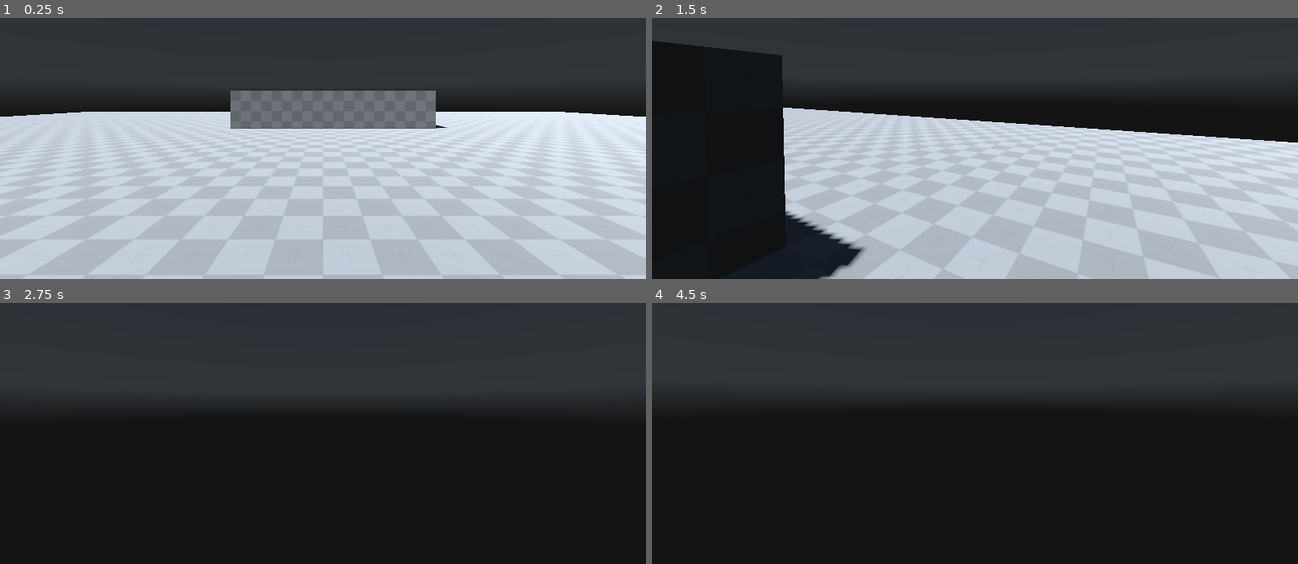
Above: before the commit, frames 1-4 (two rows, left to right).
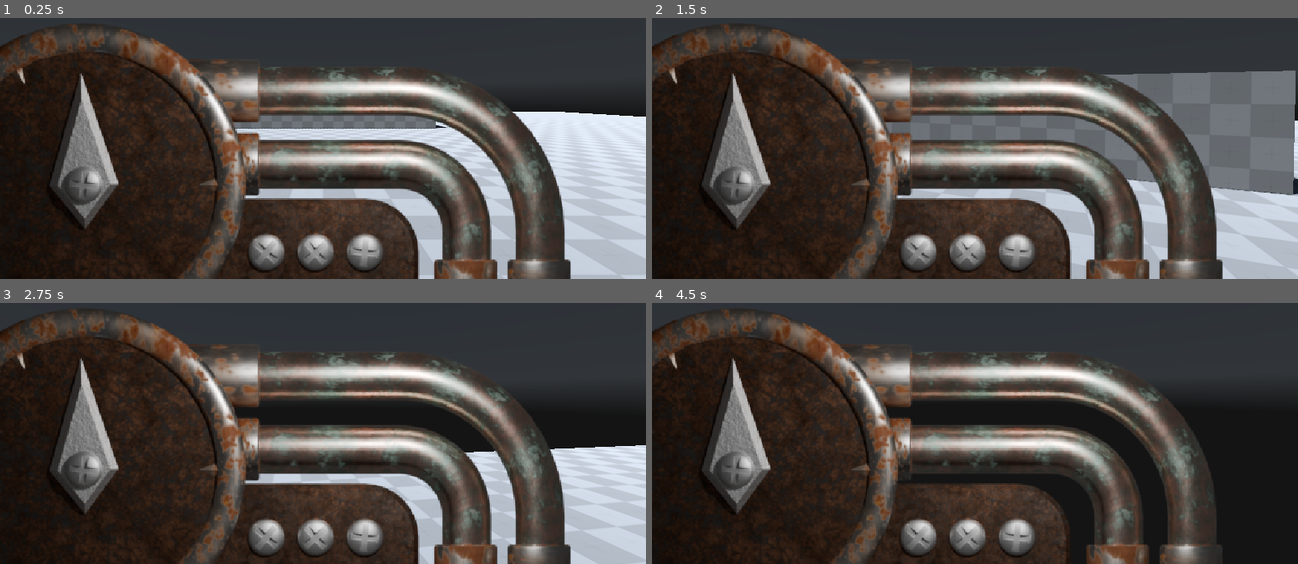
Above: after the commit, the same moments.

Repository: Omegaz102/ecovally
Game: Godot game, scene res://main.tscn
Two runs of this game, one before a commit and one after it. Both use one fixed random seed, a clock stepped at 60 frames per second and the inputs below. A sky picture missing from this copy of the repository is replaced by a grey-blue gradient.
Inputs (mouse positions are in pixels of both pictures, inside the frame that each line leads up to):
- Up to frame 1 (0.25 s): no input
- Up to frame 2 (1.5 s): tap Enter at 0.5 s; move the mouse to (1007, 96) at 0.52 s; hold Shift (run) 0.53-1.28 s; hold W (forward) from 0.53 s (still down); move the mouse to (942, 98) at 1.27 s; tap Shift (run) at 1.35 s
- Up to frame 3 (2.75 s): keep holding W (forward); move the mouse to (335, 376) at 2.02 s; hold Shift (run) from 2.03 s (still down)
- Up to frame 4 (4.5 s): keep holding W (forward); move the mouse to (968, 389) at 2.77 s; release Shift (run) at 2.78 s; tap Shift (run) at 2.85, 4.35 s; tap Space at 3.5 s; move the mouse to (1020, 386) at 3.52 s; hold Shift (run) 3.53-4.28 s; tap Enter at 4.25 s; move the mouse to (923, 378) at 4.27 s

The runs differ from the first frame. In frame 1, 59% of the frame differs, in the area x 0-89%, y 2-100%; in frame 2, 63%, in the area x 0-100%, y 2-100%; in frame 3, 53%; in frame 4, 43%.

Commit message:
scadoosh

Diff:
--- a/Player/Player.tscn
+++ b/Player/Player.tscn
@@ -1,10 +1,258 @@
-[gd_scene load_steps=4 format=3 uid="uid://cg3rp2w8r4feb"]
+[gd_scene load_steps=65 format=3 uid="uid://cg3rp2w8r4feb"]
 
 [ext_resource type="Script" uid="uid://cyllv0at5cmle" path="res://Player/player.gd" id="1_xhfnw"]
+[ext_resource type="Texture2D" uid="uid://bkbj6va5201ve" path="res://Player/UI/Stamina/0001.png" id="2_sqgfh"]
+[ext_resource type="Texture2D" uid="uid://m1y5m8egusd2" path="res://Player/UI/Stamina/0002.png" id="3_e03cv"]
+[ext_resource type="Texture2D" uid="uid://mx0lh5nw7e4p" path="res://Player/UI/Stamina/0003.png" id="4_xehjw"]
+[ext_resource type="Texture2D" uid="uid://bcbs3nw36y2si" path="res://Player/UI/Stamina/0004.png" id="5_27xwf"]
+[ext_resource type="Texture2D" uid="uid://dsgnnp5x25kh2" path="res://Player/UI/Stamina/0005.png" id="6_808i2"]
+[ext_resource type="Texture2D" uid="uid://c15qfdequcoje" path="res://Player/UI/Stamina/0006.png" id="7_kde38"]
+[ext_resource type="Texture2D" uid="uid://btyd3wqnutkfv" path="res://Player/UI/Stamina/0007.png" id="8_fam5e"]
+[ext_resource type="Texture2D" uid="uid://cxj0i12sma" path="res://Player/UI/Stamina/0008.png" id="9_4ufoc"]
+[ext_resource type="Texture2D" uid="uid://ccjk4ocw4sxim" path="res://Player/UI/Stamina/0009.png" id="10_4wb44"]
+[ext_resource type="Texture2D" uid="uid://c4xvdhw48xs6k" path="res://Player/UI/Stamina/0010.png" id="11_8cyal"]
+[ext_resource type="Texture2D" uid="uid://cmlv1jrxc4k1o" path="res://Player/UI/Stamina/0011.png" id="12_d4hlt"]
+[ext_resource type="Texture2D" uid="uid://csrcfq5vbfkon" path="res://Player/UI/Stamina/0012.png" id="13_7wdt0"]
+[ext_resource type="Texture2D" uid="uid://bh5a0p1uby6ik" path="res://Player/UI/Stamina/0013.png" id="14_wqhi1"]
+[ext_resource type="Texture2D" uid="uid://0msp1lkmp7dj" path="res://Player/UI/Stamina/0014.png" id="15_gjbnu"]
+[ext_resource type="Texture2D" uid="uid://ch76uwk1e5vo5" path="res://Player/UI/Stamina/0015.png" id="16_7wef8"]
+[ext_resource type="Texture2D" uid="uid://dk5qbhbvoobwk" path="res://Player/UI/Stamina/0016.png" id="17_kb1oy"]
+[ext_resource type="Texture2D" uid="uid://f6qpcbflkpop" path="res://Player/UI/Stamina/0017.png" id="18_3e2x5"]
+[ext_resource type="Texture2D" uid="uid://cjtesh2fmgg28" path="res://Player/UI/Stamina/0018.png" id="19_00hy0"]
+[ext_resource type="Texture2D" uid="uid://dcv44ghcf2qkh" path="res://Player/UI/Stamina/0019.png" id="20_lr4jq"]
+[ext_resource type="Texture2D" uid="uid://dna2ki86kbcpj" path="res://Player/UI/Stamina/0020.png" id="21_gr648"]
+[ext_resource type="Texture2D" uid="uid://b8en0kt55up13" path="res://Player/UI/Stamina/0021.png" id="22_efsdk"]
+[ext_resource type="Texture2D" uid="uid://cc4cmxocboshi" path="res://Player/UI/Stamina/0022.png" id="23_e2bo2"]
+[ext_resource type="Texture2D" uid="uid://c7dxoa4kyyvri" path="res://Player/UI/Stamina/0023.png" id="24_4ht5j"]
+[ext_resource type="Texture2D" uid="uid://b3wmlel1lurky" path="res://Player/UI/Stamina/0024.png" id="25_jbnee"]
+[ext_resource type="Texture2D" uid="uid://bkyr5pu77ov6n" path="res://Player/UI/Stamina/0025.png" id="26_fycm6"]
+[ext_resource type="Texture2D" uid="uid://md3ojabggm3e" path="res://Player/UI/Stamina/0026.png" id="27_c5st5"]
+[ext_resource type="Texture2D" uid="uid://dnxhiy7esqicl" path="res://Player/UI/Stamina/0027.png" id="28_l6x1a"]
+[ext_resource type="Texture2D" uid="uid://b17ktqnn3vbqs" path="res://Player/UI/Stamina/0028.png" id="29_xt36k"]
+[ext_resource type="Texture2D" uid="uid://cflx2sc7jrabx" path="res://Player/UI/Stamina/0029.png" id="30_xqyul"]
+[ext_resource type="Texture2D" uid="uid://bwtxl28f8ili6" path="res://Player/UI/Stamina/0030.png" id="31_6d7k2"]
+[ext_resource type="Texture2D" uid="uid://c1cfrkh6yh05m" path="res://Player/UI/Stamina/0031.png" id="32_v513r"]
+[ext_resource type="Texture2D" uid="uid://degppq26xba24" path="res://Player/UI/Stamina/0032.png" id="33_5vwdf"]
+[ext_resource type="Texture2D" uid="uid://cs2ub18sgpmsb" path="res://Player/UI/Stamina/0033.png" id="34_q8ub3"]
+[ext_resource type="Texture2D" uid="uid://b8le5x50omx1c" path="res://Player/UI/Stamina/0034.png" id="35_oyr7x"]
+[ext_resource type="Texture2D" uid="uid://4w1i2tvq80qm" path="res://Player/UI/Stamina/0035.png" id="36_1e2fr"]
+[ext_resource type="Texture2D" uid="uid://brtqwojljl6n0" path="res://Player/UI/Stamina/0036.png" id="37_3om3i"]
+[ext_resource type="Texture2D" uid="uid://psi3crawtrjg" path="res://Player/UI/Stamina/0037.png" id="38_4k38o"]
+[ext_resource type="Texture2D" uid="uid://38ea6n1v38iy" path="res://Player/UI/Stamina/0038.png" id="39_1sos5"]
+[ext_resource type="Texture2D" uid="uid://ccy8qsd5neicg" path="res://Player/UI/Stamina/0039.png" id="40_rlc46"]
+[ext_resource type="Texture2D" uid="uid://bodkpc5nohy4y" path="res://Player/UI/Stamina/0040.png" id="41_n5tgw"]
+[ext_resource type="Texture2D" uid="uid://20v4kx754hrv" path="res://Player/UI/Stamina/0041.png" id="42_es2bh"]
+[ext_resource type="Texture2D" uid="uid://2wd5ouo1fr06" path="res://Player/UI/Stamina/0042.png" id="43_1fquw"]
+[ext_resource type="Texture2D" uid="uid://cy6rpasd6xwot" path="res://Player/UI/Stamina/0043.png" id="44_vmo2g"]
+[ext_resource type="Texture2D" uid="uid://cnof2ab5cb67w" path="res://Player/UI/Stamina/0044.png" id="45_b21l2"]
+[ext_resource type="Texture2D" uid="uid://c7hfa4f1de3xv" path="res://Player/UI/Stamina/0045.png" id="46_xbrgp"]
+[ext_resource type="Texture2D" uid="uid://cufyde8erlqjo" path="res://Player/UI/Stamina/0046.png" id="47_bowsq"]
+[ext_resource type="Texture2D" uid="uid://dpibtlk0thfcl" path="res://Player/UI/Stamina/0047.png" id="48_2ubne"]
+[ext_resource type="Texture2D" uid="uid://cw7o48vxu7k7m" path="res://Player/UI/Stamina/0048.png" id="49_r8rh1"]
+[ext_resource type="Texture2D" uid="uid://ybtc3lclftfu" path="res://Player/UI/Stamina/0049.png" id="50_p5ns6"]
+[ext_resource type="Texture2D" uid="uid://dr3rjf3lalemb" path="res://Player/UI/Stamina/0050.png" id="51_81f5t"]
+[ext_resource type="Texture2D" uid="uid://60d6pdw5v2gk" path="res://Player/UI/Stamina/0051.png" id="52_xxjty"]
+[ext_resource type="Texture2D" uid="uid://c1c2n3x5kv6e2" path="res://Player/UI/Stamina/0052.png" id="53_1lhl8"]
+[ext_resource type="Texture2D" uid="uid://d3mntww48cq5p" path="res://Player/UI/Stamina/0053.png" id="54_6ygm5"]
+[ext_resource type="Texture2D" uid="uid://x0vmviifc4x5" path="res://Player/UI/Stamina/0054.png" id="55_jci5f"]
+[ext_resource type="Texture2D" uid="uid://b26j5jtg4hppo" path="res://Player/UI/Stamina/0055.png" id="56_4gkk8"]
+[ext_resource type="Texture2D" uid="uid://dnjcx4qfxqch8" path="res://Player/UI/Stamina/0056.png" id="57_tsj4m"]
+[ext_resource type="Texture2D" uid="uid://bgiaxr82t00qv" path="res://Player/UI/Stamina/0057.png" id="58_6b4rd"]
+[ext_resource type="Texture2D" uid="uid://uldejlmsyh74" path="res://Player/UI/Stamina/0058.png" id="59_soywi"]
+[ext_resource type="Texture2D" uid="uid://b3xajomga8173" path="res://Player/UI/Stamina/0059.png" id="60_4j7ar"]
+[ext_resource type="Texture2D" uid="uid://be2w35iwajvdu" path="res://Player/UI/Stamina/0060.png" id="61_xe2ce"]
 
 [sub_resource type="CapsuleMesh" id="CapsuleMesh_kpjcp"]
 
 [sub_resource type="CapsuleShape3D" id="CapsuleShape3D_kne1u"]
+
+[sub_resource type="SpriteFrames" id="SpriteFrames_wn0tj"]
+animations = [{
+"frames": [{
+"duration": 1.0,
+"texture": ExtResource("2_sqgfh")
+}, {
+"duration": 1.0,
+"texture": ExtResource("3_e03cv")
+}, {
+"duration": 1.0,
+"texture": ExtResource("4_xehjw")
+}, {
+"duration": 1.0,
+"texture": ExtResource("5_27xwf")
+}, {
+"duration": 1.0,
+"texture": ExtResource("6_808i2")
+}, {
+"duration": 1.0,
+"texture": ExtResource("7_kde38")
+}, {
+"duration": 1.0,
+"texture": ExtResource("8_fam5e")
+}, {
+"duration": 1.0,
+"texture": ExtResource("9_4ufoc")
+}, {
+"duration": 1.0,
+"texture": ExtResource("10_4wb44")
+}, {
+"duration": 1.0,
+"texture": ExtResource("11_8cyal")
+}, {
+"duration": 1.0,
+"texture": ExtResource("12_d4hlt")
+}, {
+"duration": 1.0,
+"texture": ExtResource("13_7wdt0")
+}, {
+"duration": 1.0,
+"texture": ExtResource("14_wqhi1")
+}, {
+"duration": 1.0,
+"texture": ExtResource("15_gjbnu")
+}, {
+"duration": 1.0,
+"texture": ExtResource("16_7wef8")
+}, {
+"duration": 1.0,
+"texture": ExtResource("17_kb1oy")
+}, {
+"duration": 1.0,
+"texture": ExtResource("18_3e2x5")
+}, {
+"duration": 1.0,
+"texture": ExtResource("19_00hy0")
+}, {
+"duration": 1.0,
+"texture": ExtResource("20_lr4jq")
+}, {
+"duration": 1.0,
+"texture": ExtResource("21_gr648")
+}, {
+"duration": 1.0,
+"texture": ExtResource("22_efsdk")
+}, {
+"duration": 1.0,
+"texture": ExtResource("23_e2bo2")
+}, {
+"duration": 1.0,
+"texture": ExtResource("24_4ht5j")
+}, {
+"duration": 1.0,
+"texture": ExtResource("25_jbnee")
+}, {
+"duration": 1.0,
+"texture": ExtResource("26_fycm6")
+}, {
+"duration": 1.0,
+"texture": ExtResource("27_c5st5")
+}, {
+"duration": 1.0,
+"texture": ExtResource("28_l6x1a")
+}, {
+"duration": 1.0,
+"texture": ExtResource("29_xt36k")
+}, {
+"duration": 1.0,
+"texture": ExtResource("30_xqyul")
+}, {
+"duration": 1.0,
+"texture": ExtResource("31_6d7k2")
+}, {
+"duration": 1.0,
+"texture": ExtResource("32_v513r")
+}, {
+"duration": 1.0,
+"texture": ExtResource("33_5vwdf")
+}, {
+"duration": 1.0,
+"texture": ExtResource("34_q8ub3")
+}, {
+"duration": 1.0,
+"texture": ExtResource("35_oyr7x")
+}, {
+"duration": 1.0,
+"texture": ExtResource("36_1e2fr")
+}, {
+"duration": 1.0,
+"texture": ExtResource("37_3om3i")
+}, {
+"duration": 1.0,
+"texture": ExtResource("38_4k38o")
+}, {
+"duration": 1.0,
+"texture": ExtResource("39_1sos5")
+}, {
+"duration": 1.0,
+"texture": ExtResource("40_rlc46")
+}, {
+"duration": 1.0,
+"texture": ExtResource("41_n5tgw")
+}, {
+"duration": 1.0,
+"texture": ExtResource("42_es2bh")
+}, {
+"duration": 1.0,
+"texture": ExtResource("43_1fquw")
+}, {
+"duration": 1.0,
+"texture": ExtResource("44_vmo2g")
+}, {
+"duration": 1.0,
+"texture": ExtResource("45_b21l2")
+}, {
+"duration": 1.0,
+"texture": ExtResource("46_xbrgp")
+}, {
+"duration": 1.0,
+"texture": ExtResource("47_bowsq")
+}, {
+"duration": 1.0,
+"texture": ExtResource("48_2ubne")
+}, {
+"duration": 1.0,
+"texture": ExtResource("49_r8rh1")
+}, {
+"duration": 1.0,
+"texture": ExtResource("50_p5ns6")
+}, {
+"duration": 1.0,
+"texture": ExtResource("51_81f5t")
+}, {
+"duration": 1.0,
+"texture": ExtResource("52_xxjty")
+}, {
+"duration": 1.0,
+"texture": ExtResource("53_1lhl8")
+}, {
+"duration": 1.0,
+"texture": ExtResource("54_6ygm5")
+}, {
+"duration": 1.0,
+"texture": ExtResource("55_jci5f")
+}, {
+"duration": 1.0,
+"texture": ExtResource("56_4gkk8")
+}, {
+"duration": 1.0,
+"texture": ExtResource("57_tsj4m")
+}, {
+"duration": 1.0,
+"texture": ExtResource("58_6b4rd")
+}, {
+"duration": 1.0,
+"texture": ExtResource("59_soywi")
+}, {
+"duration": 1.0,
+"texture": ExtResource("60_4j7ar")
+}, {
+"duration": 1.0,
+"texture": ExtResource("61_xe2ce")
+}],
+"loop": true,
+"name": &"default",
+"speed": 5.0
+}]
 
 [node name="CharacterBody3D" type="CharacterBody3D"]
 script = ExtResource("1_xhfnw")
@@ -23,3 +271,21 @@
 [node name="Camera3D" type="Camera3D" parent="Node3D"]
 unique_name_in_owner = true
 transform = Transform3D(1, 0, 0, 0, 1, 0, 0, 0, 1, 0, 0.5, 0)
+
+[node name="Control" type="Control" parent="."]
+layout_mode = 3
+anchors_preset = 2
+anchor_top = 1.0
+anchor_bottom = 1.0
+offset_top = -40.0
+offset_right = 40.0
+grow_vertical = 0
+
+[node name="StaminaMeater" type="AnimatedSprite2D" parent="Control"]
+unique_name_in_owner = true
+texture_filter = 1
+position = Vector2(0, 40)
+scale = Vector2(2, 2)
+sprite_frames = SubResource("SpriteFrames_wn0tj")
+frame = 14
+offset = Vector2(256, -128)
--- a/Player/player.gd
+++ b/Player/player.gd
@@ -1,14 +1,16 @@
 extends CharacterBody3D
 
-var sens = 0.5	#mouse sensitivity
+var sens = 0.3	#mouse sensitivity
 const maxSpeed = 10	#max speed when walking
-const maxRunSpeed = 50	#max speed when running
-const walkAcceleration = 20
-const runAcceleration = 40
+const maxRunSpeed = 20	#speed add when running
+const walkAcceleration = 10
+const runAcceleration = 5
 var acceleration = 20	#adds acceleration * dt when accelerating
-const deceleration = 3	#velocity is divided by 1 + deceleration when decelerating
+const deceleration = 5	#velocity is divided by 1 + deceleration when decelerating
 var deltaDeceleeration = 0	#Deceleeration acounting for dt
 var targetSpeed = 0 	#Target length of velocity
+var stamina = 100 #I don't think this needs explaination
+var running = 0 # 1 or 0 for is running, not bool because I can avoid an if statement if by making it a number
 
 func _ready():
 	Input.set_mouse_mode(Input.MOUSE_MODE_CAPTURED)
@@ -25,15 +27,16 @@
 	var inputVector3D = Vector3(
 		inputVector2D.x, 0, inputVector2D.y
 	)
-	inputVector3D = transform.basis * inputVector3D	#converts global vector to local for movement
-	if inputVector2D == Vector2(0,0):	#sets target speed
-		targetSpeed = 0
-	elif  Input.is_action_pressed("run"):
-		targetSpeed = maxRunSpeed
-		acceleration = runAcceleration
-	else:
-		targetSpeed = maxSpeed
-		acceleration = walkAcceleration
+	inputVector3D = transform.basis * inputVector3D
+
+
+
+	if Input.is_action_just_pressed("run"):
+		running == 1
+	if Input.is_action_just_released("run") or stamina:
+		running == 0
+
+	targetSpeed = float(inputVector2D.length()) * walkAcceleration + runAcceleration * running
 
 	velocity += inputVector3D * acceleration * delta
 
Binary file added: Player/UI/Stamina/0001.png
Not shown, added: Player/UI/Stamina/0001.png.import
Binary file added: Player/UI/Stamina/0002.png
Not shown, added: Player/UI/Stamina/0002.png.import
Binary file added: Player/UI/Stamina/0003.png
Not shown, added: Player/UI/Stamina/0003.png.import
Binary file added: Player/UI/Stamina/0004.png
Not shown, added: Player/UI/Stamina/0004.png.import
Binary file added: Player/UI/Stamina/0005.png
Not shown, added: Player/UI/Stamina/0005.png.import
Binary file added: Player/UI/Stamina/0006.png
Not shown, added: Player/UI/Stamina/0006.png.import
(and 108 more such lines)
